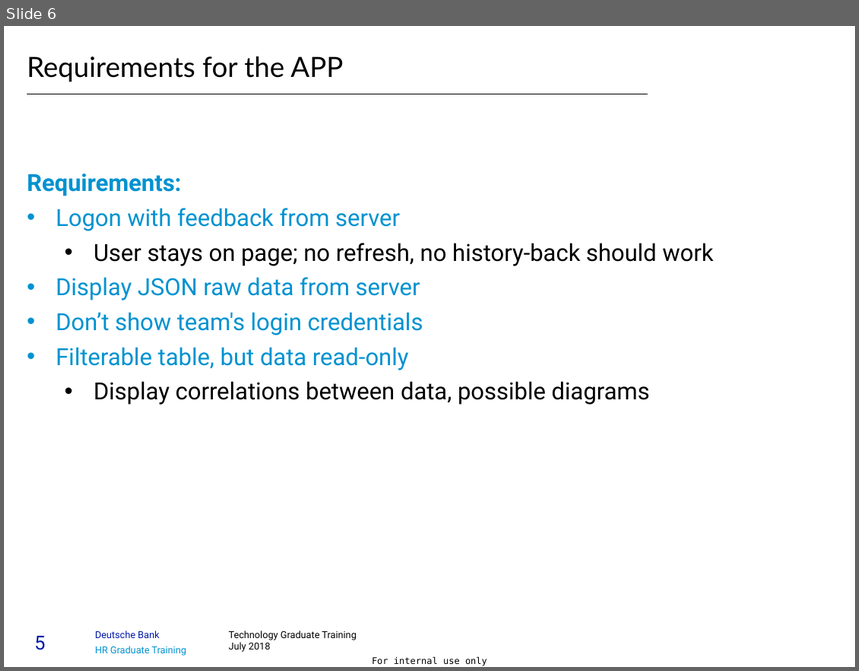
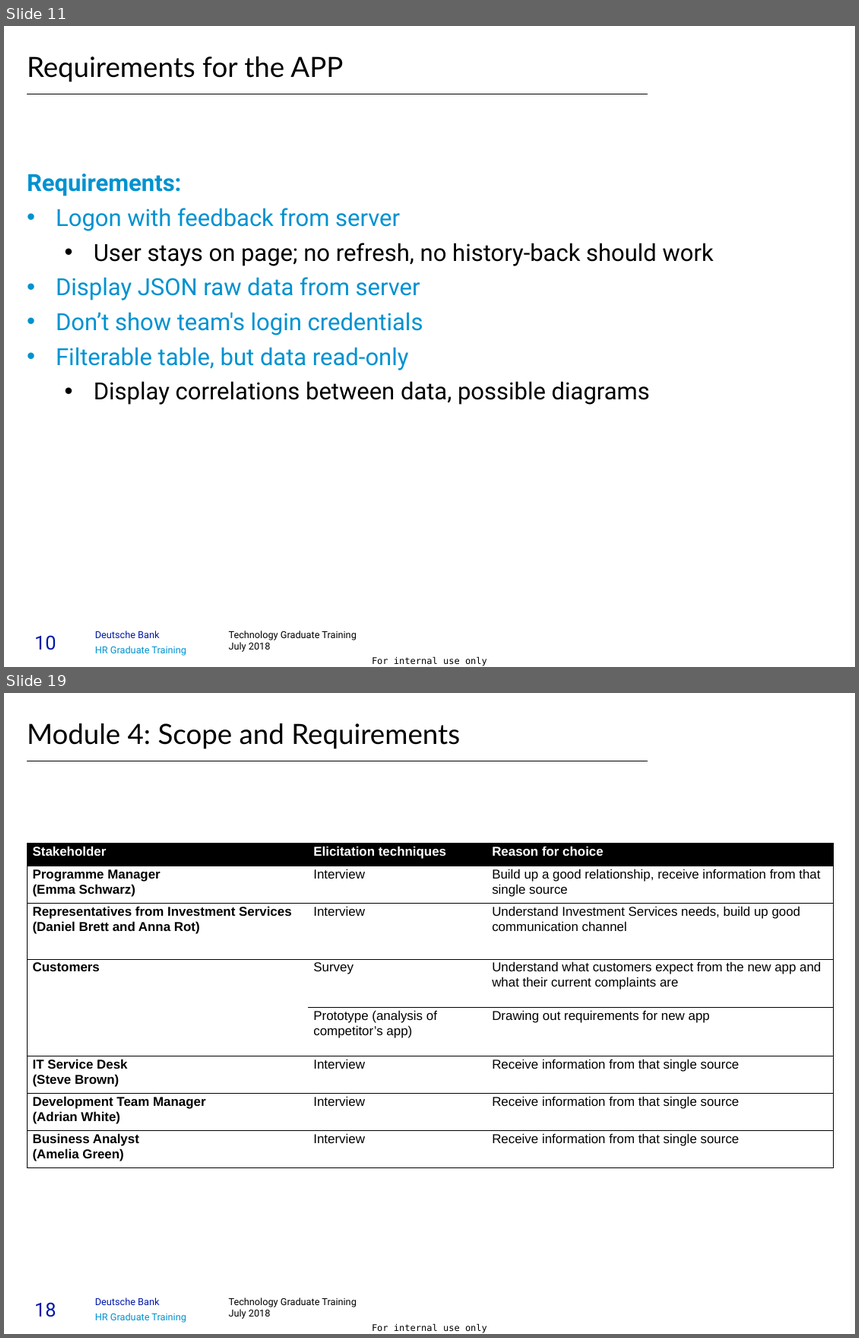
Before and after one commit to timurbaev1996/case_study, a slide deck: business/FinalPresentationGroupC1_1.pptx. Shown one above the other, each under a label of ours: slide 6 before the commit, slides 11 and 19 after it; the slides between them are not shown. The pictures are 859x671 and 859x1338 pixels, drawn with LibreOffice and Linux fonts; fonts in the diff are those of the drawing. Boxes give left, top, right and bottom in pixels: in the first picture for what was removed or moved away, otherwise in the second. Text is boxed around its words. In the diff, an @@ line names an element or a change of style, - is before the commit and + after.

```diff
--- a/business/FinalPresentationGroupC1_1.pptx
+++ b/business/FinalPresentationGroupC1_1.pptx
@@ slide 19 added at [4,693,855,1334], background #FFFFFF; not listed: 5 template elements that a slide beside it also shows @@
@@ title added at [27,723,460,749], 26 pt, text #000000 @@
+Module 4: Scope and Requirements
@@ line added from (27, 761) to (648, 761), #000000 1 pt @@
@@ table added at [27,843,834,1168], 8 rows, 3 columns @@
+Stakeholder | Elicitation techniques | Reason for choice
+Programme Manager / (Emma Schwarz) | Interview | Build up a good relationship, receive information from that single source
+Representatives from Investment Services / (Daniel Brett and Anna Rot) | Interview | Understand Investment Services needs, build up good communication channel
+Customers | Survey | Understand what customers expect from the new app and what their current complaints are
+ | Prototype (analysis of competitor’s app) | Drawing out requirements for new app
+IT Service Desk / (Steve Brown) | Interview | Receive information from that single source
+Development Team Manager / (Adrian White) | Interview | Receive information from that single source
+Business Analyst / (Amelia Green) | Interview | Receive information from that single source
@@ what was slide 6 is now slide 11 @@
@@ page number at [34,635,56,650]: text changed @@
-5
+10
```
Also in this commit, not shown: 6 slides changed, 10 other slides added, 2 slides removed, 3 other files.
